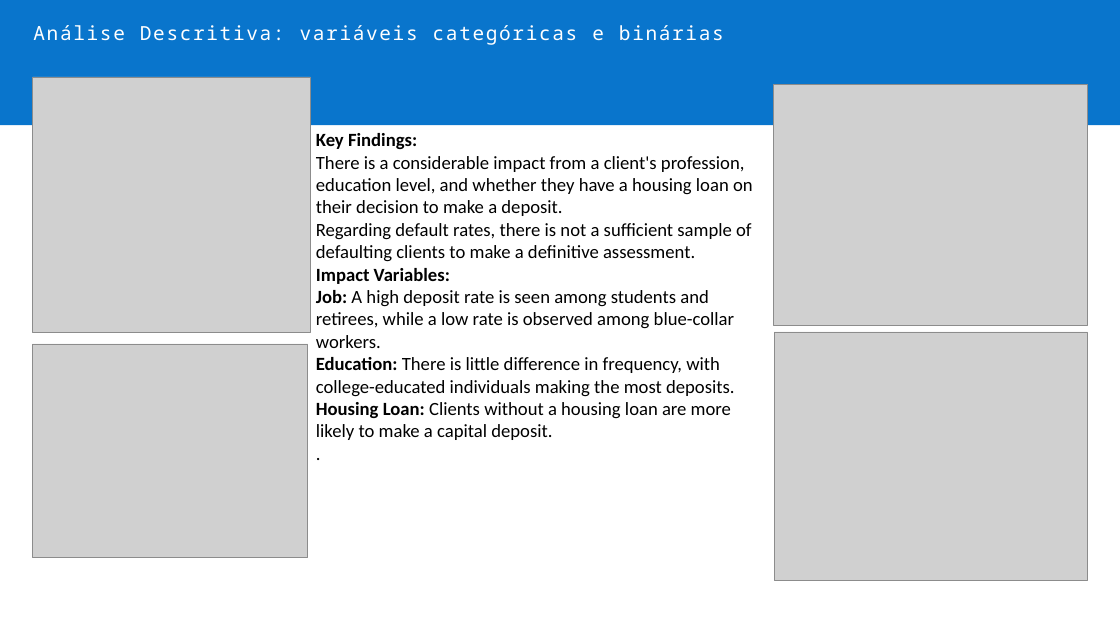
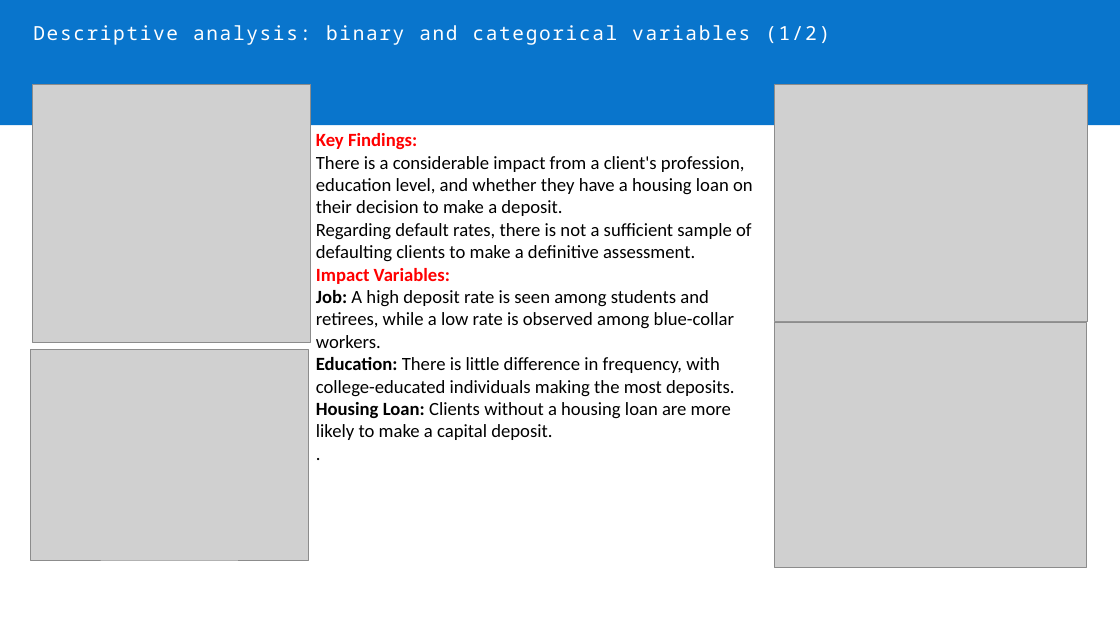
Before and after one commit to lippo1/bank-marketing-analysis, a slide deck: slide 6 of files en-us/presentation-en-us.pptx. Drawn at 1120x630 pixels with LibreOffice and Linux fonts; fonts in the diff are those of the drawing; grey boxes stand for pictures. Boxes give left, top, right and bottom in pixels: in the first picture for what was removed or moved away, otherwise in the second. Text is boxed around its words. In the diff, an @@ line names an element or a change of style, - is before the commit and + after.

```diff
--- a/files en-us/presentation-en-us.pptx
+++ b/files en-us/presentation-en-us.pptx
@@ text at bbox=[33, 25, 830, 45]: text changed @@
-Análise Descritiva: variáveis categóricas e binárias
+Descriptive analysis: binary and categorical variables (1/2)
@@ picture: place and size @@
-picture at bbox=[32, 77, 310, 332]
+picture at bbox=[32, 84, 310, 343]
@@ picture: place and size @@
-picture at bbox=[773, 84, 1088, 325]
+picture at bbox=[774, 84, 1087, 321]
@@ text at bbox=[316, 133, 450, 284]: text colour #000000 to #FF0000 in "Key Findings:", "Impact Variables:" @@
@@ picture: place and size @@
-picture at bbox=[774, 332, 1087, 581]
+picture at bbox=[774, 322, 1086, 568]
@@ picture: place and size @@
-picture at bbox=[32, 344, 307, 558]
+picture at bbox=[30, 349, 308, 560]
```
Also in this commit, not shown: 2 other slides changed, 6 slides added, 6 slides removed.
